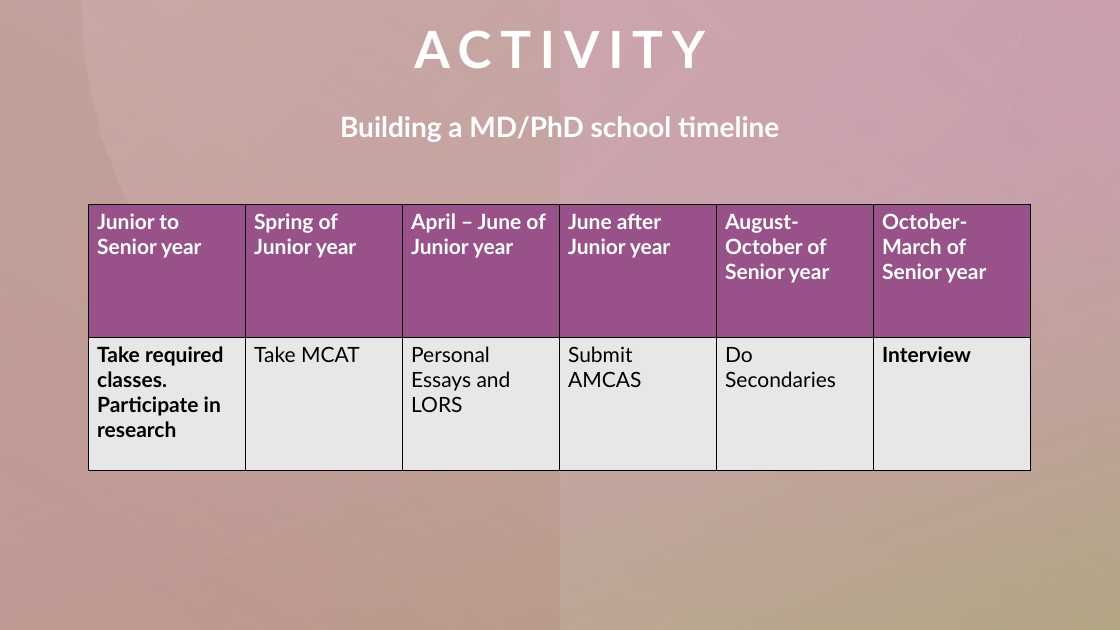
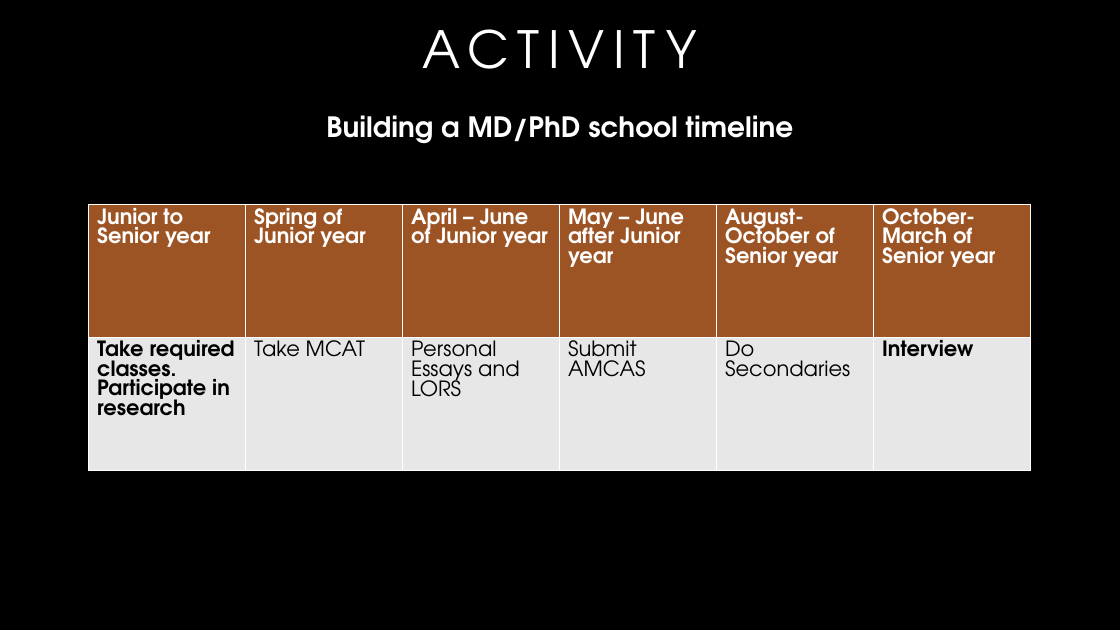
Before and after one commit to madmolecularman/MARC_Spring_2021, a slide deck: slide 23 of resources/gradschool/grad_school_session.pptx (slide 19 before the commit). Drawn at 1120x630 pixels with LibreOffice and Linux fonts; fonts in the diff are those of the drawing. Boxes give left, top, right and bottom in pixels: in the first picture for what was removed or moved away, otherwise in the second. Text is boxed around its words. In the diff, an @@ line names an element or a change of style, - is before the commit and + after.

```diff
--- a/resources/gradschool/grad_school_session.pptx
+++ b/resources/gradschool/grad_school_session.pptx
@@ background #FFFFFF to #000000 @@
@@ rectangle removed at <box>0,0,1120,630</box> @@
@@ rectangle removed at <box>0,0,1120,630</box> @@
@@ rectangle removed at <box>0,0,1120,630</box> @@
@@ rectangle removed at <box>0,0,560,630</box> @@
@@ freeform shape removed at <box>81,0,1024,470</box> @@
@@ title "ACTIVITY" at <box>140,9,981,86</box>: font Lato to TeX Gyre Adventor, bold off @@
@@ text "Building a MD/PhD school timeline" at <box>326,115,794,143</box>: font Lato to TeX Gyre Adventor @@
@@ table at <box>89,204,1032,470</box> @@
-row 1, column 4: June after Junior year
+row 1, column 4: May – June after Junior year
@@ fill #995289 to #9D5425 in row 1 @@
@@ font Lato to TeX Gyre Adventor @@
@@ borders changed @@
@@ rectangle removed at <box>0,588,1120,630</box> @@
@@ rectangle removed at <box>0,588,1120,630</box> @@
@@ rectangle removed at <box>371,588,1120,630</box> @@
@@ rectangle removed at <box>371,588,1120,630</box> @@
```
Also in this commit, not shown: 5 other slides changed, 17 slides added, 14 slides removed, 3 other files.
